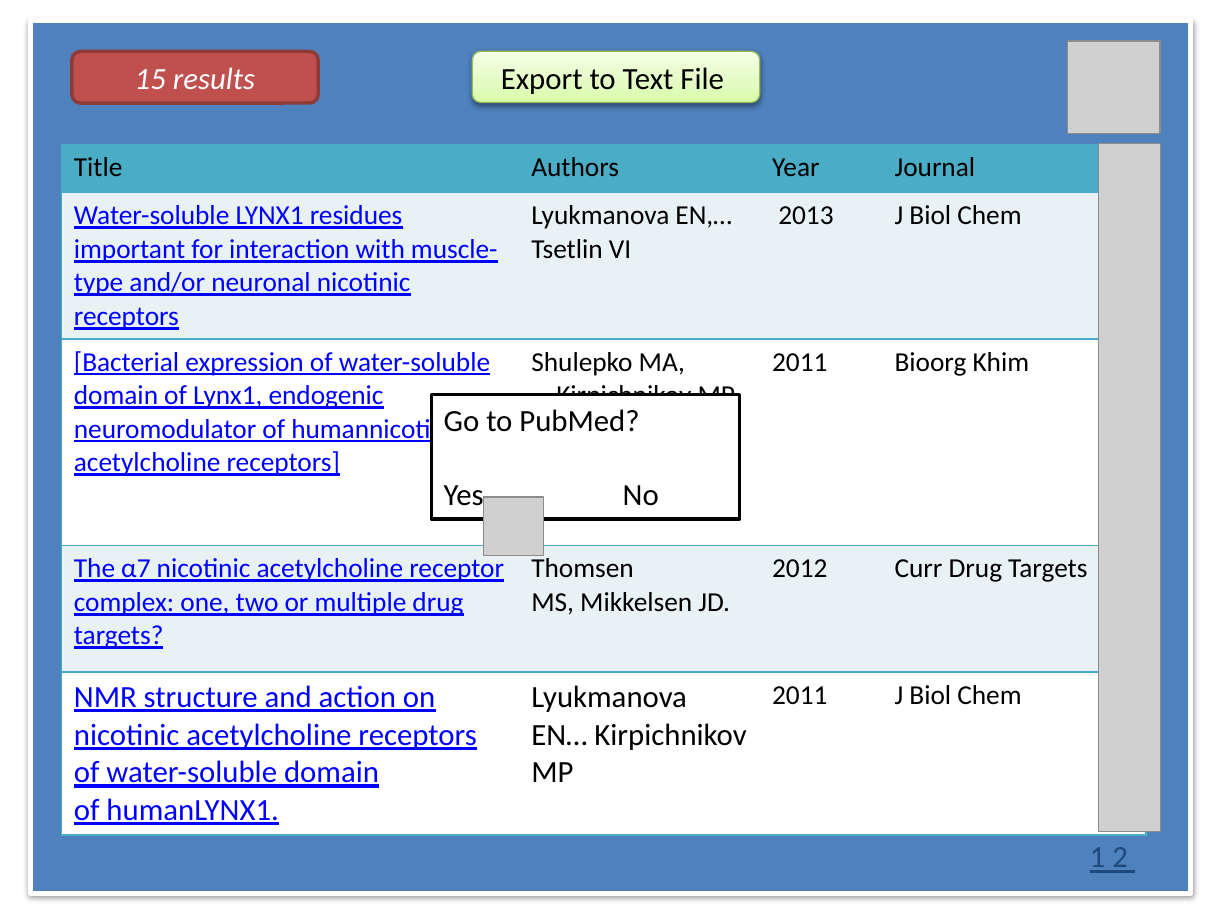
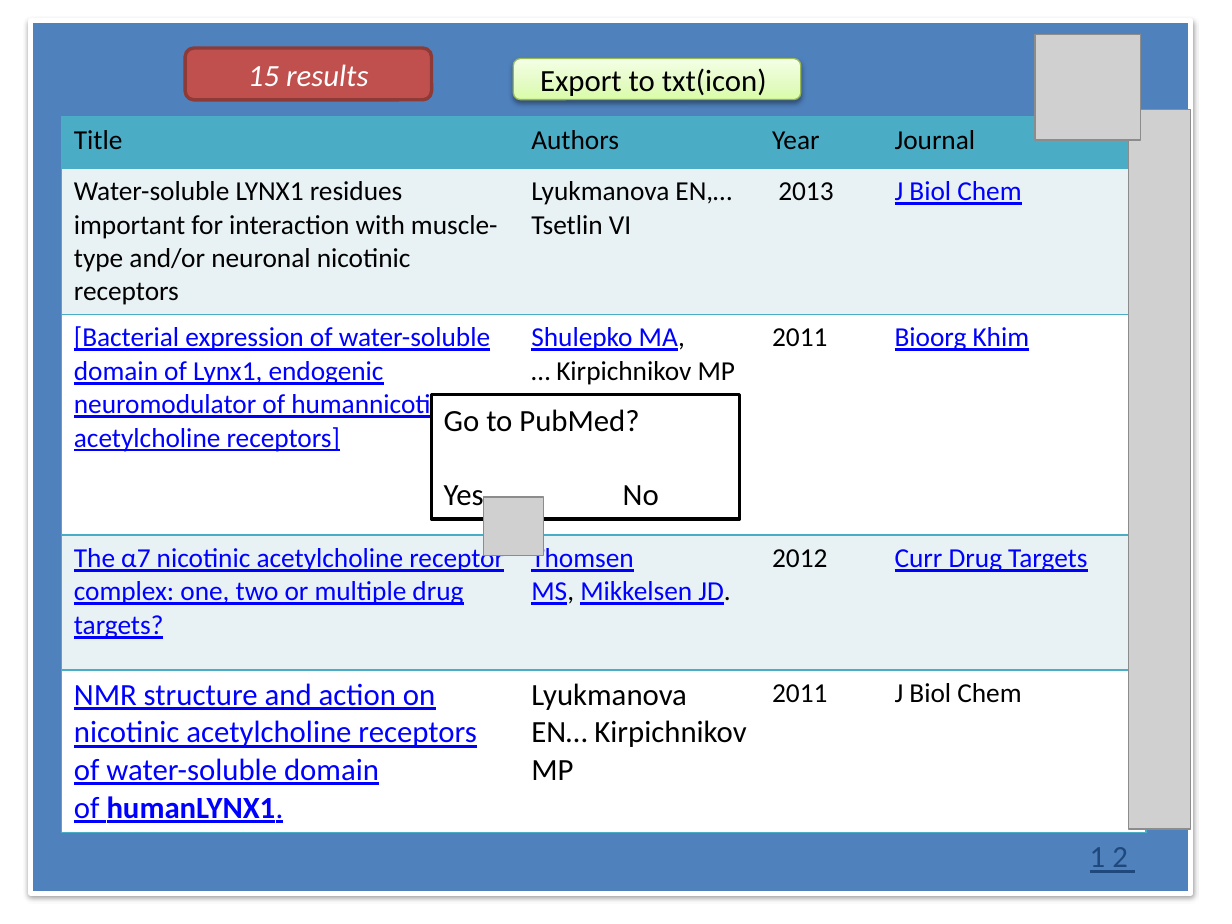
Before and after one commit to bluewood/HighThroughputDataRetrieval, a slide deck: slide 22 of Documents/GUI.pptx. Drawn at 1232x924 pixels with LibreOffice and Linux fonts; fonts in the diff are those of the drawing; grey boxes stand for pictures. Boxes give left, top, right and bottom in pixels: in the first picture for what was removed or moved away, otherwise in the second. Text is boxed around its words. In the diff, an @@ line names an element or a change of style, - is before the commit and + after.

```diff
--- a/Documents/GUI.pptx
+++ b/Documents/GUI.pptx
@@ rounded rectangle "15 results" moved from (x1=71, y1=52, x2=318, y2=103) to (x1=185, y1=48, x2=431, y2=100) @@
@@ rounded rectangle "Export to txt(icon)" resized from (x1=472, y1=52, x2=759, y2=103) to (x1=514, y1=59, x2=801, y2=100) @@
@@ picture resized from (x1=1068, y1=41, x2=1161, y2=133) to (x1=1035, y1=34, x2=1141, y2=140) @@
@@ text in rounded rectangle at (x1=540, y1=68, x2=767, y2=96): text changed @@
-Export to Text File
+Export to txt(icon)
@@ table at (x1=62, y1=117, x2=1146, y2=828) @@
@@ text colour #0000FF to #000000, underline off in "Water-soluble LYNX1 residues important for interaction with ..." @@
@@ text colour #000000 to #0000FF, underline on in "J Biol Chem", "Shulepko MA,", "Bioorg Khim", "Thomsen MS, Mikkelsen JD." and 1 more places @@
@@ bold on in "humanLYNX1." @@
@@ table resized from (x1=62, y1=144, x2=1146, y2=832) to (x1=62, y1=117, x2=1146, y2=828) @@
@@ picture resized from (x1=1099, y1=144, x2=1161, y2=832) to (x1=1129, y1=110, x2=1190, y2=829) @@
```
Also in this commit, not shown: 3 other slides changed, 50 other files.
